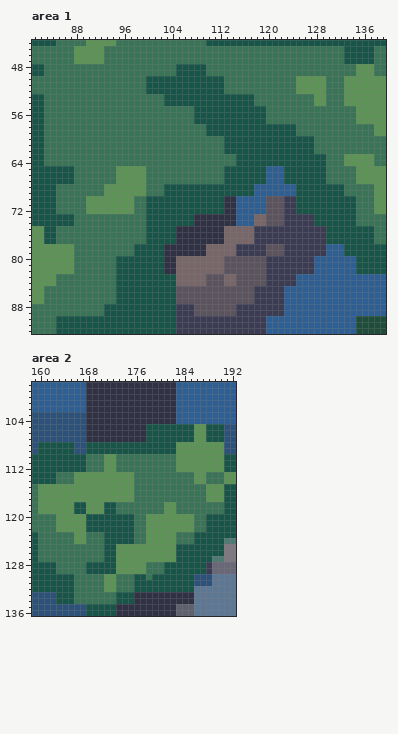
Two versions of one pixel-art file, Aseprite Files/Background/fight_scene/fight scene3.aseprite. That is the earlier state.
480x270 pixels, 1 frame. Colours within 5 levels of each other are drawn and written as one. Shown: area 1: x 81..139, y 44..92; area 2: x 159..192, y 98..136. The commit also changed other parts of the picture, which this record leaves out.
The result:
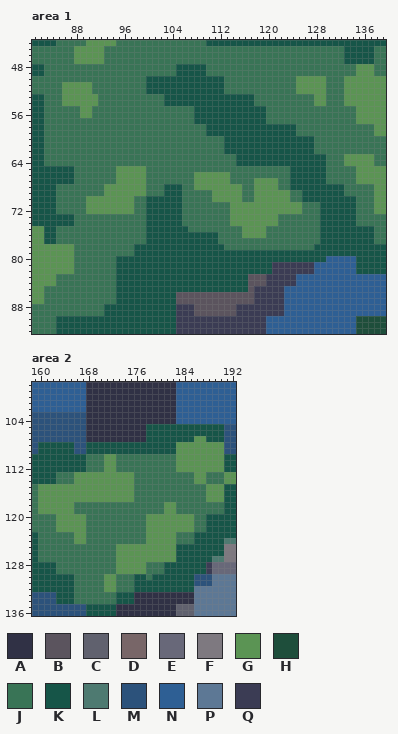
Palette (. is transparent): A #303145  B #5b545e  C #60616e  D #786668  E #686879  F #7e7980  G #5b9454  H #1e4e3b  J #397456  K #165548  L #4e7a71  M #2c527b  N #2e5f94  P #5d7895  Q #3b3c54
The exact change:
--- area 1, layer "tree"
@@ x 84..93 @@
 50 JJJJJJJJJJ
-51 JJJJJJJJJJ
-52 JJJJJJJJJJ
-53 JJJJJJJJJJ
-54 JJJJJJJJJJ
-55 JJJJJJJJJJ
-56 JJJJJJJJJJ
+51 JJGGGGGJJJ
+52 JJGGGGGJJJ
+53 JJGGGGGGJJ
+54 JJGGGGGGJJ
+55 JJJJJGGJJJ
+56 JJJJJGGJJJ
 57 JJJJJJJJJJ
@@ x 101..134 @@
 64 JJJJJJJJJJJJJJKKKKKKKKKKKKKKKJJJGG
-65 JJJJJJJJJJJJKKKKKKKNNNKKKKKKKJJJJJ
-66 JJJJJJJJJJJJKKKKKKKNNNKKKKKKKJJJJJ
-67 JJJJJJJJJJJJKKKKKKKNNNKKKKKKKJJJJJ
-68 JJKKKKKKKKKKKKKKKNNNNNNNKKKKKKKKJJ
-69 JJKKKKKKKKKKKKKKKNNNNNNNKKKKKKKKJJ
-70 KKKKKKKKKKKKAANNNNNBBBQQKKKKKKKKKK
-71 KKKKKKKKKKKKAANNNNNBBBQQKKKKKKKKKK
-72 KKKKKKKKKKKKAANNNNNBBBQQKKKKKKKKKK
-73 KKKKKKKAAAAAAANNNDDBBBQQQQQKKKKKKK
-74 KKKKKKKAAAAAAANNNDDBBBQQQQQKKKKKKK
-75 KKKKAAAAAAAADDDDDQQQQQQQQQQQQKKKKK
-76 KKKKAAAAAAAADDDDDQQQQQQQQQQQQKKKKK
-77 KKKKAAAAAAAADDDDDQQQQQQQQQQQQKKKKK
-78 KKAAAAAAADDDDDQQQQQBBBQQQQQQQNNNKK
-79 KKAAAAAAADDDDDQQQQQBBBQQQQQQQNNNKK
-80 KKAADDDDDDDDBBBBBBBQQQQQQQQNNNNNNN
-81 KKAADDDDDDDDBBBBBBBQQQQQQQQNNNNNNN
-82 KKAADDDDDDDDBBBBBBBQQQQQQQQNNNNNNN
-83 KKKKDDDDDBBBDDBBBBBQQQQQNNNNNNNNNN
-84 KKKKDDDDDBBBDDBBBBBQQQQQNNNNNNNNNN
-85 KKKKBBBBBBBBBBBBBQQQQQNNNNNNNNNNNN
+65 JJJJJJJJJJJJJJJJJJJJJJJKKKKKKJJJJJ
+66 JJJJJJJGGGGGGJJJJJJJJJJKKKKKKJJJJJ
+67 JJJJJJJGGGGGGJJJJGGGGJJKKKKKKJJJJJ
+68 JJKKKJJGGGGGGGGJJGGGGJJKKKKKKKKKJJ
+69 JJKKKJJJJJGGGGGJJGGGGGGJJKKKKKKKJJ
+70 KKKKKJJJJJGGGGGJJGGGGGGJJKKKKKKKKK
+71 KKKKKJJJJJJJJGGGGGGGGGGGGJJJKKKKKK
+72 KKKKKJJJJJJJJGGGGGGGGGGGGJJJKKKKKK
+73 KKKKKJJJJJJJJGGGGGGGGJJJJJJJKKKKKK
+74 KKKKKJJJJJJJJGGGGGGGGJJJJJJJKKKKKK
+75 KKKKKKJJJJJJJJJGGGGJJJJJJJJJKKKKKK
+76 KKKKKKKKKKKJJJJGGGGJJJJJJJJJKKKKKK
+77 KKKKKKKKKKKJJJJJJJJJJJJJJJJJKKKKKK
+78 KKKKKKKKKKKKJJJJJJJJJJJJJJJKKKKKKK
+79 KKKKKKKKKKKKKKKKKKKKKKKKKKKKKKKKKK
+80 KKKKKKKKKKKKKKKKKKKKKKKKKKKKKNNNNN
+81 KKKKKKKKKKKKKKKKKKKKQQQQQQQNNNNNNN
+82 KKKKKKKKKKKKKKKKKKKKQQQQQQQNNNNNNN
+83 KKKKKKKKKKKKKKKKBBBQQQQQNNNNNNNNNN
+84 KKKKKKKKKKKKKKKKBBBQQQQQNNNNNNNNNN
+85 KKKKKKKKKKKKKKKKBQQQQQNNNNNNNNNNNN
 86 KKKKBBBBBBBBBBBBBQQQQQNNNNNNNNNNNN
--- area 2, layer "tree"
@@ x 184..189 @@
 104 NNNNNN
-105 KKGGKK
-106 KKGGKK
+105 KKKKKK
+106 KKKKKK
 107 KKGGKK
@@ x 164..177 @@
 117 GGGGGGGGGGGGJJ
-118 GGKKGGGKKJJJJJ
-119 GGKKGGGKKJJJJJ
-120 GGGGKKKKKKKKJJ
-121 GGGGKKKKKKKKJJ
-122 GGGGKKKKKKKKJJ
-123 JJGGJJJKKKKKJJ
-124 JJGGJJJKKKKKJJ
-125 JJJJJJJKKGGGGG
-126 JJJJJJJKKGGGGG
-127 JJJJJJJKKGGGGG
-128 JJJJKKKKKGGGGG
-129 JJJJKKKKKGGGGG
+118 GGJJJJJJJJJJJJ
+119 GGJJJJJJJJJJJJ
+120 GGGGJJJJJJJJJJ
+121 GGGGJJJJJJJJJJ
+122 GGGGJJJJJJJJJJ
+123 JJGGJJJJJJJJJJ
+124 JJGGJJJJJJJJJJ
+125 JJJJJJJJJGGGGG
+126 JJJJJJJJJGGGGG
+127 JJJJJJJJJGGGGG
+128 JJJJJJJJJGGGGG
+129 JJJJJJJJJGGGGG
 130 KKJJJJJGGJJJKK
Changed places in both pictures, as pixel boxes (x1, y1, x2, y2):
changed: (62, 82, 98, 118)
changed: (164, 166, 344, 292)
changed: (194, 424, 206, 436)
changed: (74, 502, 134, 574)
